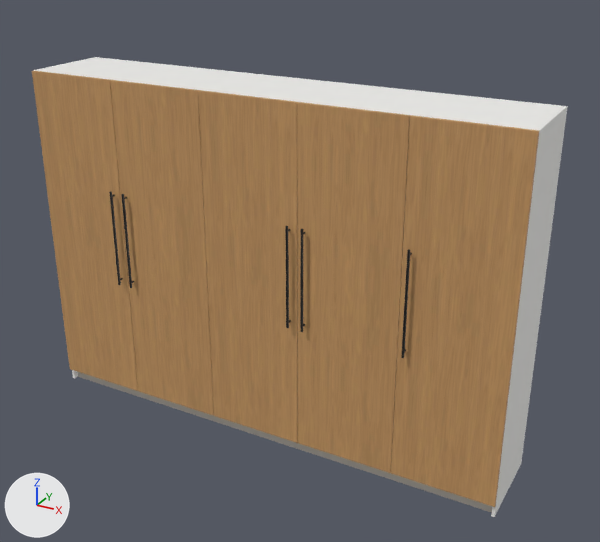
One commit to the glTF model twin/homes/mokryeon_180b/assets/furniture/wardrobe_4.glb: the scene before it, then after it.
Rendered twice from a 50 mm camera at (2.29, -3.84, 2.99) aimed at (0.15, 0.03, 1.05). The axes (+X, +Y, +Z) are drawn at lower left. The lights are the same throughout. The picture after the commit comes second. Where no turn or scale is listed for an object, it has been applied to the vertices. Vertices at exactly the same position are counted once.

Before the edit, the objects in view are built like this:
```python
ob_wardrobe_4_carcass = bpy.data.objects.new('wardrobe_4_carcass', me_wardrobe_4_carcass)
ob_wardrobe_4_carcass.location = (0.0, 0.028, 1.05)
ob_wardrobe_4_door_1 = bpy.data.objects.new('wardrobe_4_door_1', me_wardrobe_4_door_1)
ob_wardrobe_4_door_1.location = (-1.19, -0.249, 1.09)
ob_wardrobe_4_door_2 = bpy.data.objects.new('wardrobe_4_door_2', me_wardrobe_4_door_2)
ob_wardrobe_4_door_2.location = (-0.595, -0.249, 1.09)
ob_wardrobe_4_door_3 = bpy.data.objects.new('wardrobe_4_door_3', me_wardrobe_4_door_3)
ob_wardrobe_4_door_3.location = (0.0, -0.249, 1.09)
ob_wardrobe_4_door_4 = bpy.data.objects.new('wardrobe_4_door_4', me_wardrobe_4_door_4)
ob_wardrobe_4_door_4.location = (0.595, -0.249, 1.09)
ob_wardrobe_4_door_5 = bpy.data.objects.new('wardrobe_4_door_5', me_wardrobe_4_door_5)
ob_wardrobe_4_door_5.location = (1.19, -0.249, 1.09)
ob_wardrobe_4_plinth = bpy.data.objects.new('wardrobe_4_plinth', me_wardrobe_4_plinth)
ob_wardrobe_4_plinth.location = (0.0, -0.199, 0.04)
```
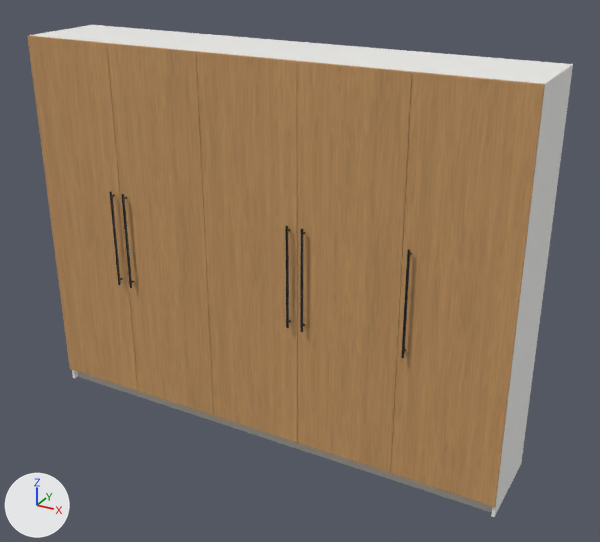
Where the newer file only moved an object's origin or applied its transform, the numbers keep the older frame.

Diff of the bpy script that builds the scene:
```diff
--- a/twin/homes/mokryeon_180b/assets/furniture/wardrobe_4.glb.py
+++ b/twin/homes/mokryeon_180b/assets/furniture/wardrobe_4.glb.py
@@ me_wardrobe_4_carcass @@
-me_wardrobe_4_carcass.from_pydata(...)  # 478 vertices, 940 faces; spans x -1.49..1.49, y -0.27..0.27, z -1.05..1.05
+me_wardrobe_4_carcass.from_pydata(...)  # 478 vertices, 940 faces; spans x -1.49..1.49, y -0.27..0.27, z -1.05..1.25
+# me_wardrobe_4_carcass part 1: all 238 vertices in x -1.49..1.49, y -0.27..0.27, z 1.03..1.05 are moved by (0.0, 0.0, 0.2)
+# other edits to the shape of me_wardrobe_4_carcass do not show in these pictures
 me_wardrobe_4_carcass.materials.append(mat_white_laminate)
@@ me_wardrobe_4_door_1 @@
-me_wardrobe_4_door_1.from_pydata(...)  # 96 vertices, 188 faces; spans x -0.3..0.3, y -0.01..0.01, z -1.01..1.01
+me_wardrobe_4_door_1.from_pydata(...)  # 96 vertices, 188 faces; spans x -0.3..0.3, y -0.01..0.01, z -1.01..1.21
+# me_wardrobe_4_door_1 part 2: the whole mesh is scaled about its middle by (1, 1, 1.1), then moved by (0.0, 0.0, 0.1)
 me_wardrobe_4_door_1.materials.append(mat_bedroom_oak_v)
@@ me_wardrobe_4_door_2 @@
-me_wardrobe_4_door_2.from_pydata(...)  # 96 vertices, 188 faces; spans x -0.3..0.3, y -0.01..0.01, z -1.01..1.01
+me_wardrobe_4_door_2.from_pydata(...)  # 96 vertices, 188 faces; spans x -0.3..0.3, y -0.01..0.01, z -1.01..1.21
+# me_wardrobe_4_door_2 part 3: the whole mesh is scaled about its middle by (1, 1, 1.1), then moved by (0.0, 0.0, 0.1)
 me_wardrobe_4_door_2.materials.append(mat_bedroom_oak_v)
@@ me_wardrobe_4_door_3 @@
-me_wardrobe_4_door_3.from_pydata(...)  # 96 vertices, 188 faces; spans x -0.3..0.3, y -0.01..0.01, z -1.01..1.01
+me_wardrobe_4_door_3.from_pydata(...)  # 96 vertices, 188 faces; spans x -0.3..0.3, y -0.01..0.01, z -1.01..1.21
+# me_wardrobe_4_door_3 part 4: the whole mesh is scaled about its middle by (1, 1, 1.1), then moved by (0.0, 0.0, 0.1)
 me_wardrobe_4_door_3.materials.append(mat_bedroom_oak_v)
@@ me_wardrobe_4_door_4 @@
-me_wardrobe_4_door_4.from_pydata(...)  # 96 vertices, 188 faces; spans x -0.3..0.3, y -0.01..0.01, z -1.01..1.01
+me_wardrobe_4_door_4.from_pydata(...)  # 96 vertices, 188 faces; spans x -0.3..0.3, y -0.01..0.01, z -1.01..1.21
+# me_wardrobe_4_door_4 part 5: the whole mesh is scaled about its middle by (1, 1, 1.1), then moved by (0.0, 0.0, 0.1)
 me_wardrobe_4_door_4.materials.append(mat_bedroom_oak_v)
@@ me_wardrobe_4_door_5 @@
-me_wardrobe_4_door_5.from_pydata(...)  # 96 vertices, 188 faces; spans x -0.3..0.3, y -0.01..0.01, z -1.01..1.01
+me_wardrobe_4_door_5.from_pydata(...)  # 96 vertices, 188 faces; spans x -0.3..0.3, y -0.01..0.01, z -1.01..1.21
+# me_wardrobe_4_door_5 part 6: the whole mesh is scaled about its middle by (1, 1, 1.1), then moved by (0.0, 0.0, 0.1)
 me_wardrobe_4_door_5.materials.append(mat_bedroom_oak_v)
```

Boxes [x1, y1, x2, y2] around the edits, measured in the pictures (600 x 542 px):
'wardrobe_4_door_5', moved, rescaled (11% taller)
    before: [391, 115, 539, 507]
    after: [391, 72, 545, 507]
'wardrobe_4_door_4', moved, rescaled (11% taller)
    before: [297, 102, 411, 473]
    after: [297, 61, 413, 473]
'wardrobe_4_door_3', moved, rescaled (11% taller)
    before: [198, 90, 298, 443]
    after: [196, 51, 298, 443]
'wardrobe_4_carcass', reshaped (7% taller)
    before: [34, 57, 568, 517]
    after: [30, 25, 573, 517]
'wardrobe_4_door_2', moved, rescaled (11% taller)
    before: [110, 80, 214, 416]
    after: [107, 43, 214, 416]
'wardrobe_4_door_1', moved, rescaled (11% taller)
    before: [32, 71, 138, 391]
    after: [27, 36, 138, 391]
